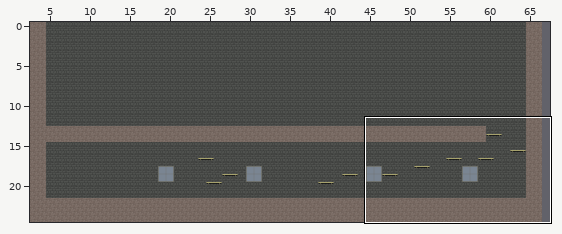
Tiled map: Tiled/Maps/2_Animal_pound/level_2_story.tmx. Above, an overview of the earlier version with the close-up marked.
Close-up. Old version:
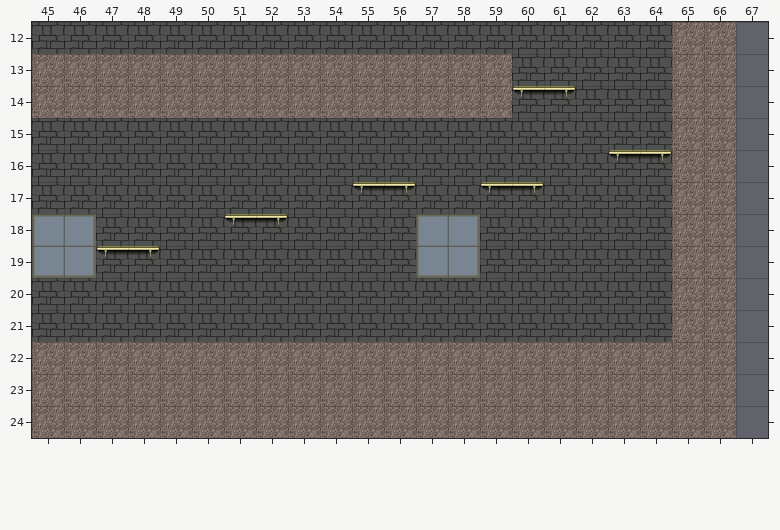
Cells are 128x128 px. Shown: x 45..67, y 12..24. The commit also changed other parts of the map, which this record leaves out.
Once edited:
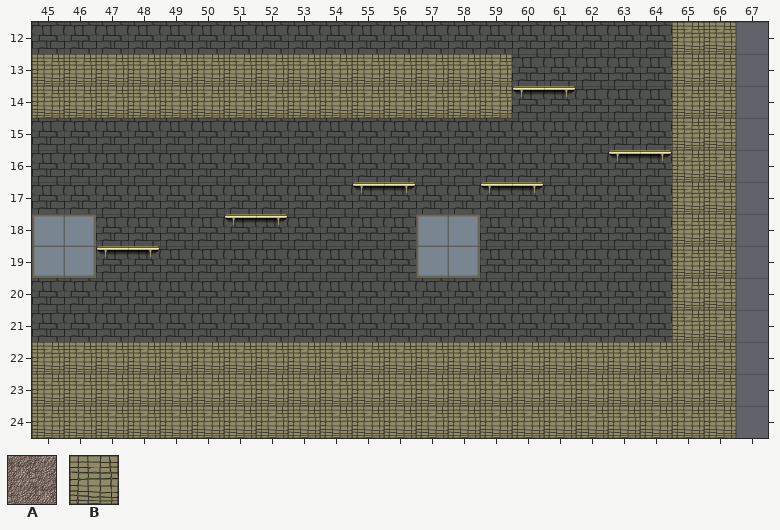
Key: from "tileset_animal_pound": A 0 "ground1", B 17 "ground2".
_ is an empty cell.
Commit: testing new ground design
The exact change:
Layer "Platform":
The edit turns tile A into tile B in row 12 at x 65 to 66; in rows 13 to 14 at x 45 to 59 and 65 to 66; in rows 15 to 21 at x 65 to 66; in rows 22 to 24 at x 45 to 66.
Boxes around the changes in both close-ups, in picture pixels (x1, y1, x2, y2):
changed: (32, 22, 736, 438)
